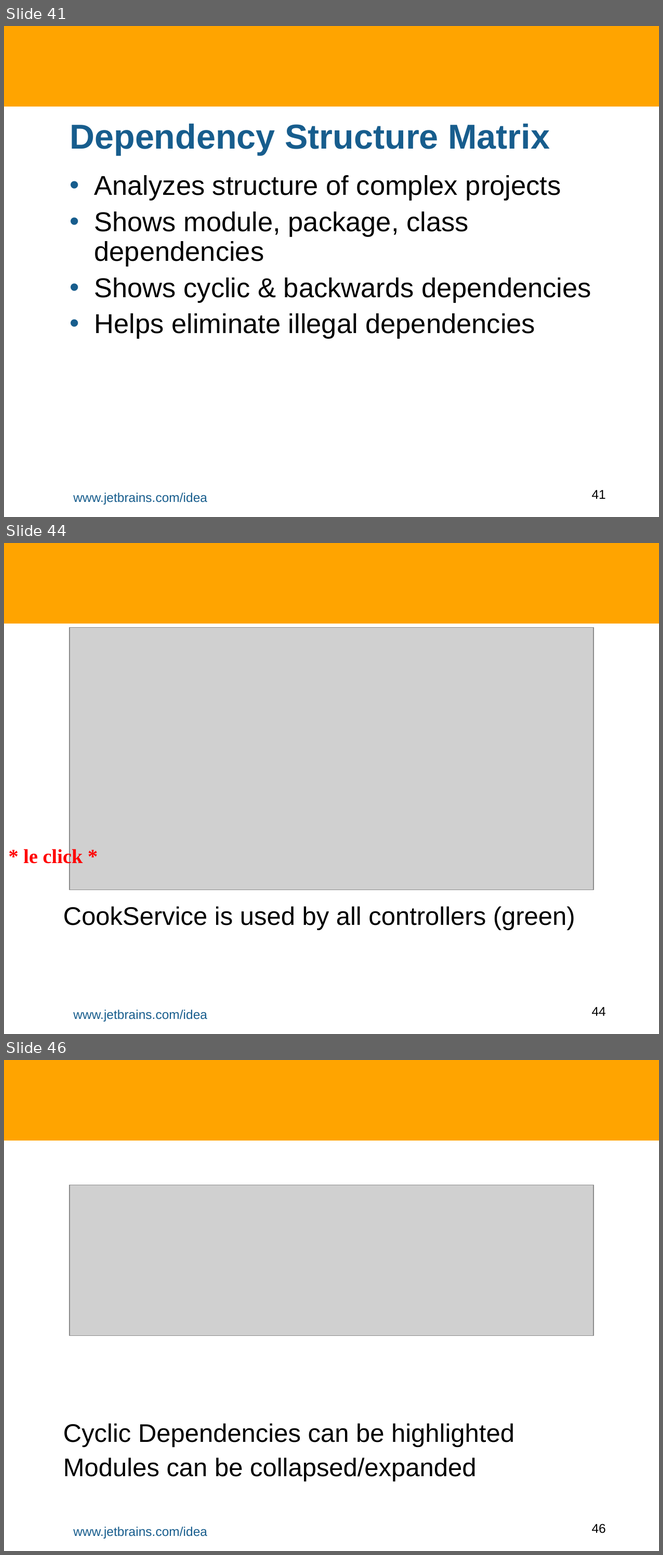
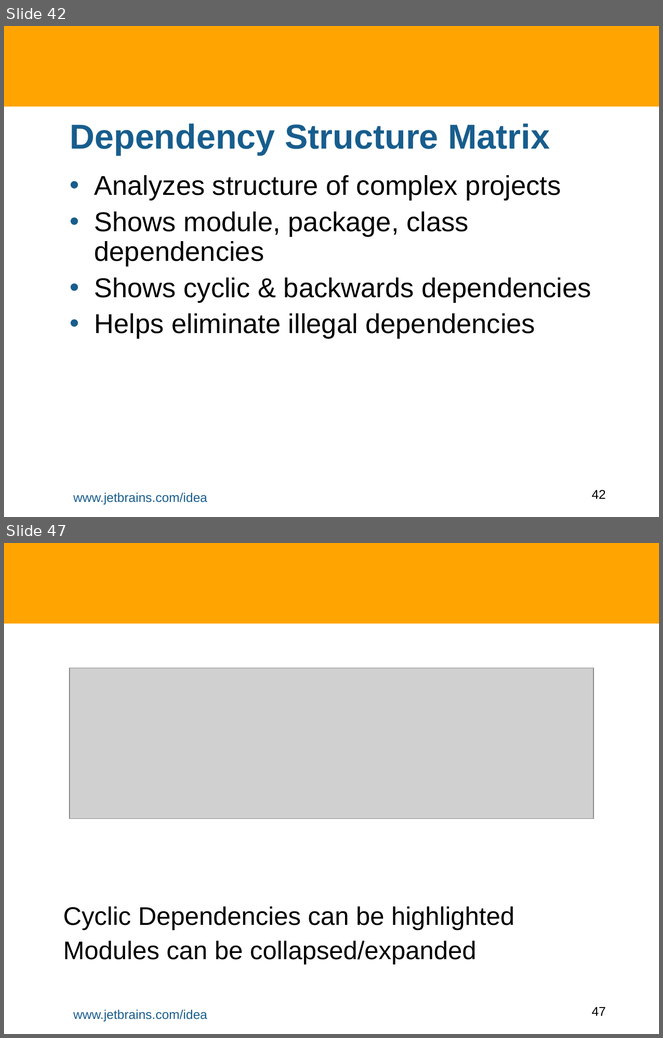
Before and after one commit to HamletDRC/presentations, a slide deck: staticanalysis/StaticAnalysisInIDEA.odp. Shown one above the other, each under a label of ours: slides 41, 44 and 46 before the commit, slides 42 and 47 after it; the slides between them are not shown. The pictures are 663x1555 and 663x1038 pixels, drawn with LibreOffice and Linux fonts; fonts in the diff are those of the drawing; grey boxes stand for pictures; background and template pictures are left out. Boxes give left, top, right and bottom in pixels: in the first picture for what was removed or moved away, otherwise in the second. Text is boxed around its words. In the diff, an @@ line names an element or a change of style, - is before the commit and + after.

```diff
--- a/staticanalysis/StaticAnalysisInIDEA.odp
+++ b/staticanalysis/StaticAnalysisInIDEA.odp
@@ slide 44 removed at <box>4,543,659,1034</box>, background #FFFFFF; not listed: 3 template elements that a slide beside it also shows @@
@@ picture removed at <box>70,628,594,890</box> @@
@@ text removed at <box>23,848,83,867</box> @@
-* le click *
@@ subtitle removed at <box>63,906,575,930</box> @@
-CookService is used by all controllers (green)
@@ what was slide 41 is now slide 42 @@
@@ page number at <box>592,490,606,499</box>: text changed @@
-41
+42
@@ what was slide 46 is now slide 47 @@
@@ page number at <box>592,1007,606,1016</box>: text changed @@
-46
+47
```
Also in this commit, not shown: 10 slides changed, 4 slides added, 8 other slides removed, 1 other file.
